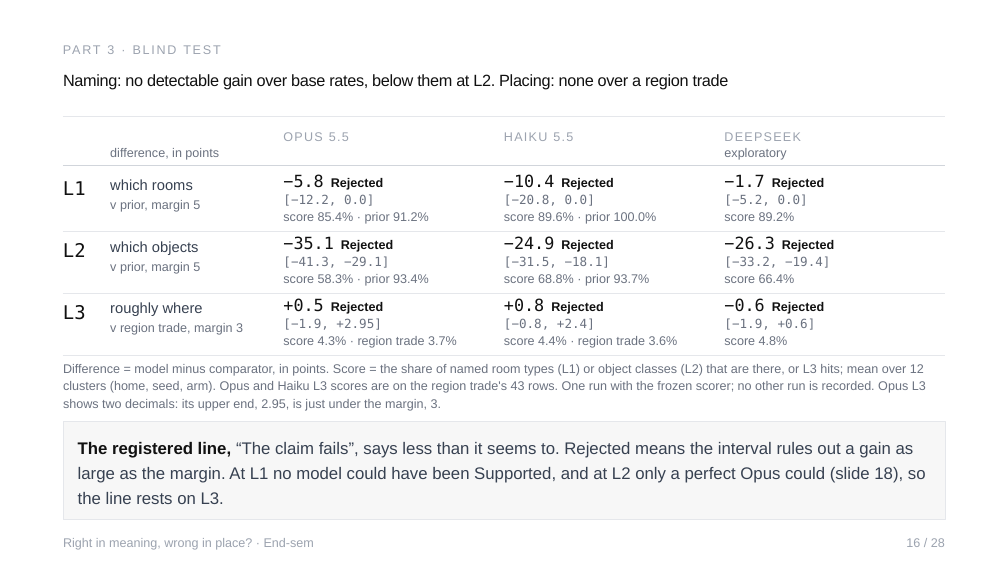
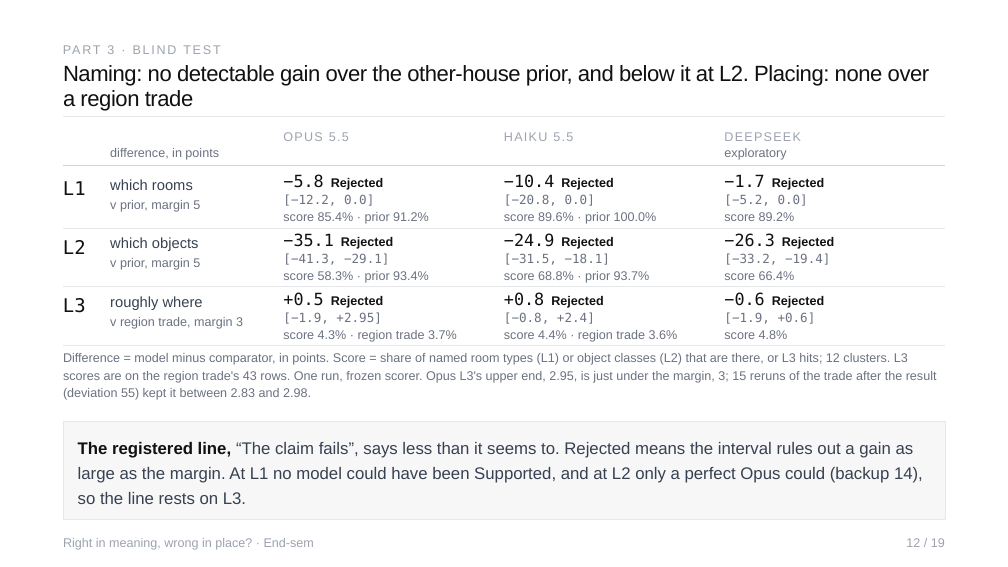
Before and after one commit to Sher110106/validity-aware-active-semantic-exploration, a slide deck: slide 12 of docs/endsem_2026-11/ASP_Endsem.pptx (slide 16 before the commit). Drawn at 1008x567 pixels with LibreOffice and Linux fonts; fonts in the diff are those of the drawing. Boxes give left, top, right and bottom in pixels: in the first picture for what was removed or moved away, otherwise in the second. Text is boxed around its words. In the diff, an @@ line names an element or a change of style, - is before the commit and + after.

```diff
--- a/docs/endsem_2026-11/ASP_Endsem.pptx
+++ b/docs/endsem_2026-11/ASP_Endsem.pptx
@@ text at [63, 65, 930, 111]: text changed; size 15.5 to 21 pt @@
-Naming: no detectable gain over base rates, below them at L2. Placing: none over a region trade
+Naming: no detectable gain over the other-house prior, and below it at L2. Placing: none over a region trade
@@ 14 texts, 2 lines: place and size @@
-14 texts, 2 lines at [63, 231, 945, 348]
+14 texts, 2 lines at [63, 228, 945, 342]
@@ line moved from (63, 355) - (945, 355) to (63, 346) - (945, 346) @@
@@ text at [63, 353, 937, 400]: text changed @@
-Difference = model minus comparator, in points. Score = the share of named room types (L1) or object classes (L2) that are there, or L3 hits; mean over 12 clusters (home, seed, arm). Opus and Haiku L3 scores are on the region trade's 43 rows. One run with the frozen scorer; no other run is recorded. Opus L3 shows two decimals: its upper end, 2.95, is just under the margin, 3.
+Difference = model minus comparator, in points. Score = share of named room types (L1) or object classes (L2) that are there, or L3 hits; 12 clusters. L3 scores are on the region trade's 43 rows. One run, frozen scorer. Opus L3's upper end, 2.95, is just under the margin, 3; 15 reruns of the trade after the result (deviation 55) kept it between 2.83 and 2.98.
@@ text in rectangle at [78, 442, 923, 504]: text changed @@
-The registered line, “The claim fails”, says less than it seems to. Rejected means the interval rules out a gain as large as the margin. At L1 no model could have been Supported, and at L2 only a perfect Opus could (slide 18), so the line rests on L3.
+The registered line, “The claim fails”, says less than it seems to. Rejected means the interval rules out a gain as large as the margin. At L1 no model could have been Supported, and at L2 only a perfect Opus could (backup 14), so the line rests on L3.
@@ text at [906, 538, 945, 547]: text changed @@
-16 / 28
+12 / 19
```
Also in this commit, not shown: 33 other slides changed, 2 slides added, 2 slides removed, 8 other files.
